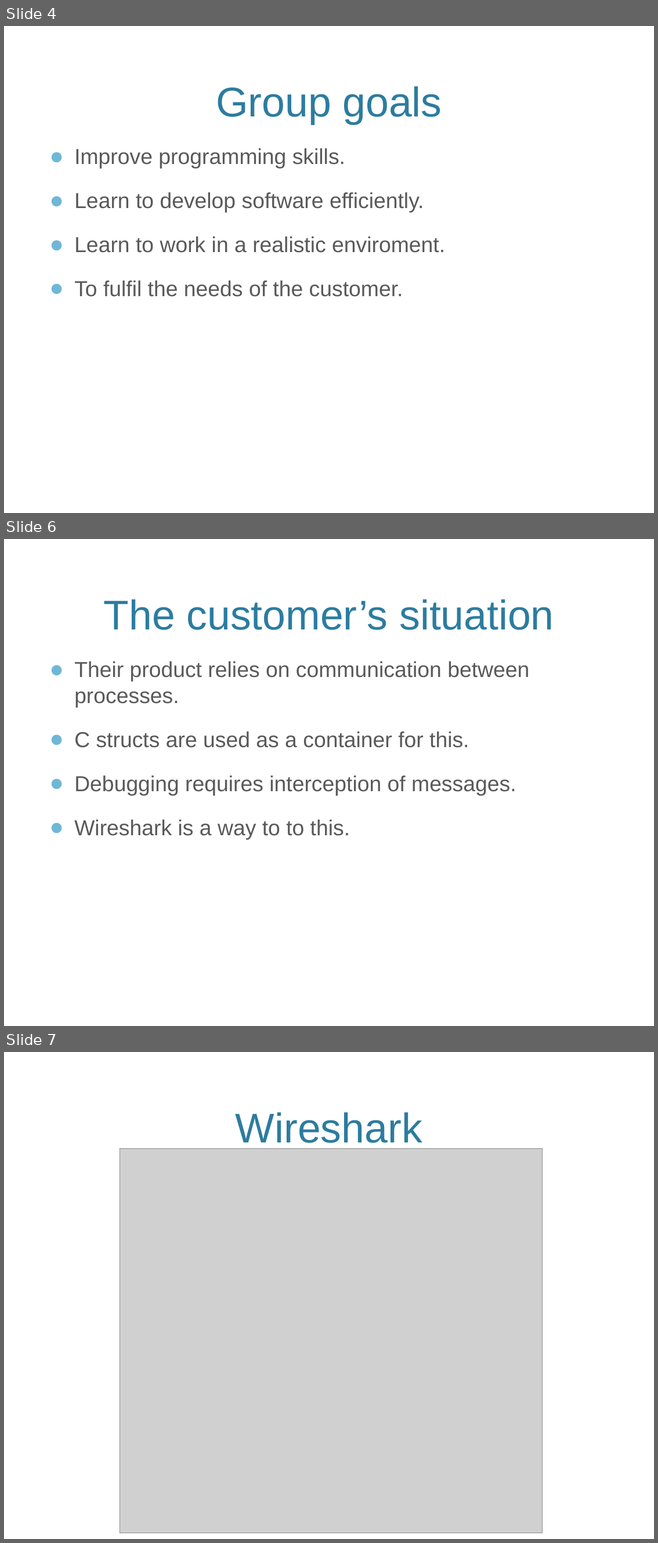
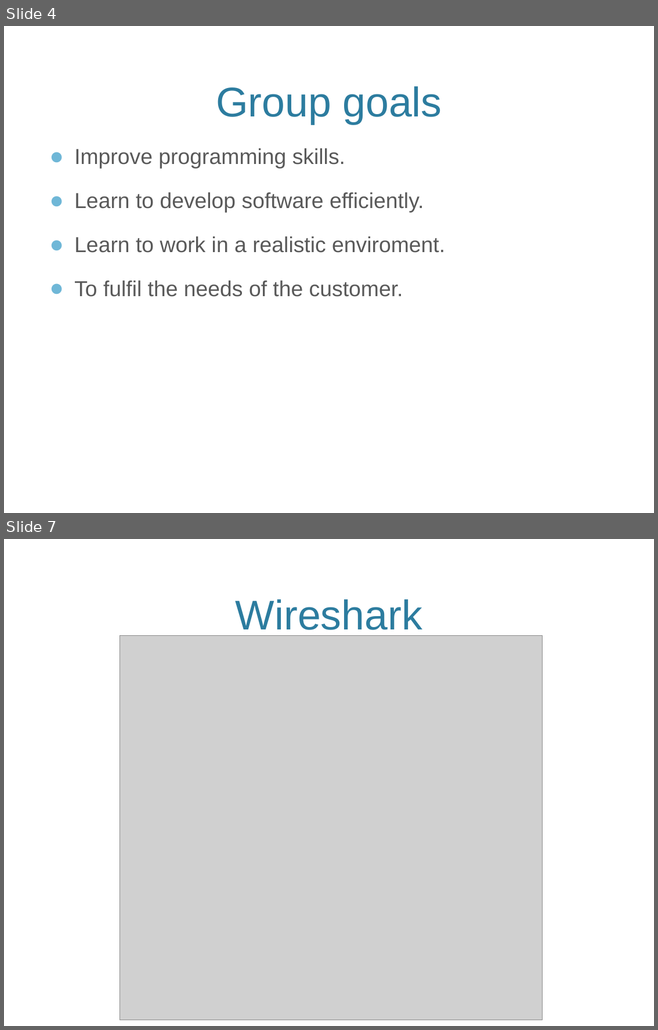
Before and after one commit to eventh/kpro9, a slide deck: presentation/TDT4290_FinalPresentasjon.pptx. Shown one above the other, each under a label of ours: slides 4, 6 and 7 before the commit, slides 4 and 7 after it; the slides between them are not shown. The pictures are 658x1543 and 658x1030 pixels, drawn with LibreOffice and Linux fonts; fonts in the diff are those of the drawing; grey boxes stand for pictures; background and template pictures are left out. Boxes give left, top, right and bottom in pixels: in the first picture for what was removed or moved away, otherwise in the second. Text is boxed around its words. In the diff, an @@ line names an element or a change of style, - is before the commit and + after.

```diff
--- a/presentation/TDT4290_FinalPresentasjon.pptx
+++ b/presentation/TDT4290_FinalPresentasjon.pptx
@@ slide 6 removed at [4,539,654,1026], background picture (left out) @@
@@ title removed at [104,599,553,630] @@
-The customer’s situation
@@ text removed at [74,661,529,840] @@
-● Their product relies on communication between processes.
-● C structs are used as a container for this.
-● Debugging requires interception of messages.
-● Wireshark is a way to to this.
```
Also in this commit, not shown: 13 slides changed, 5 slides added, 11 other slides removed, 3 other files.
